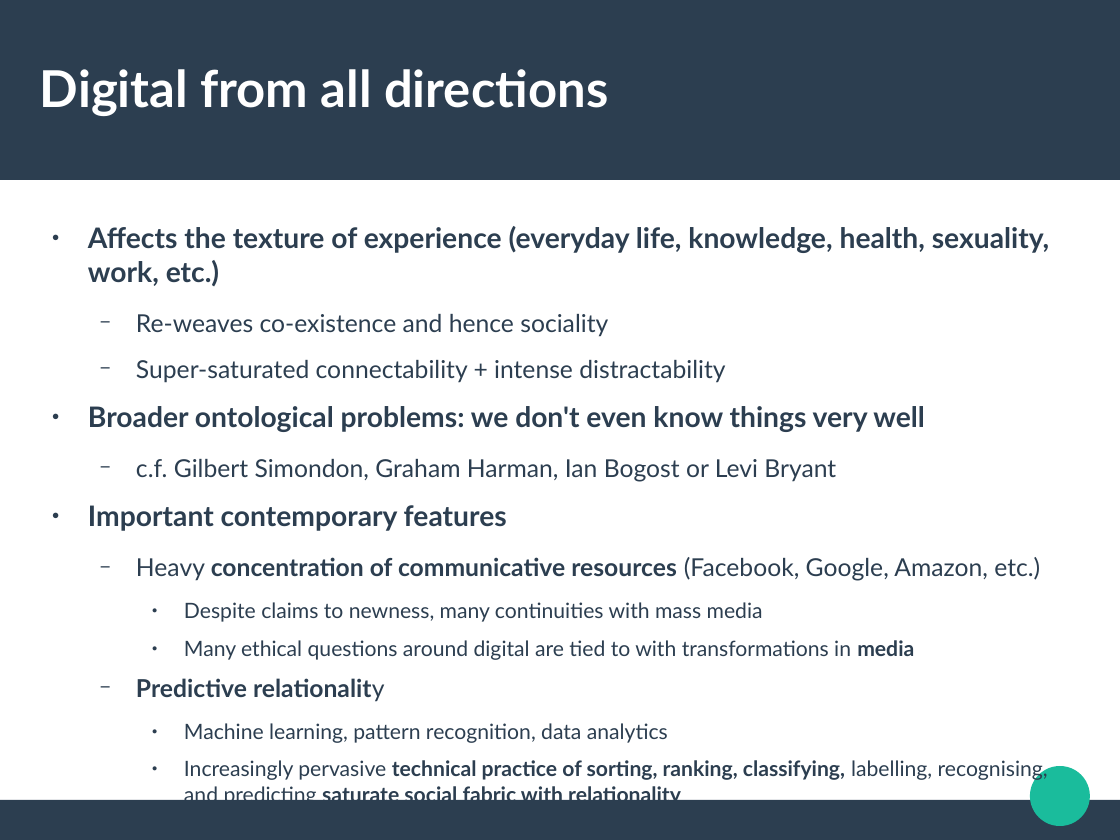
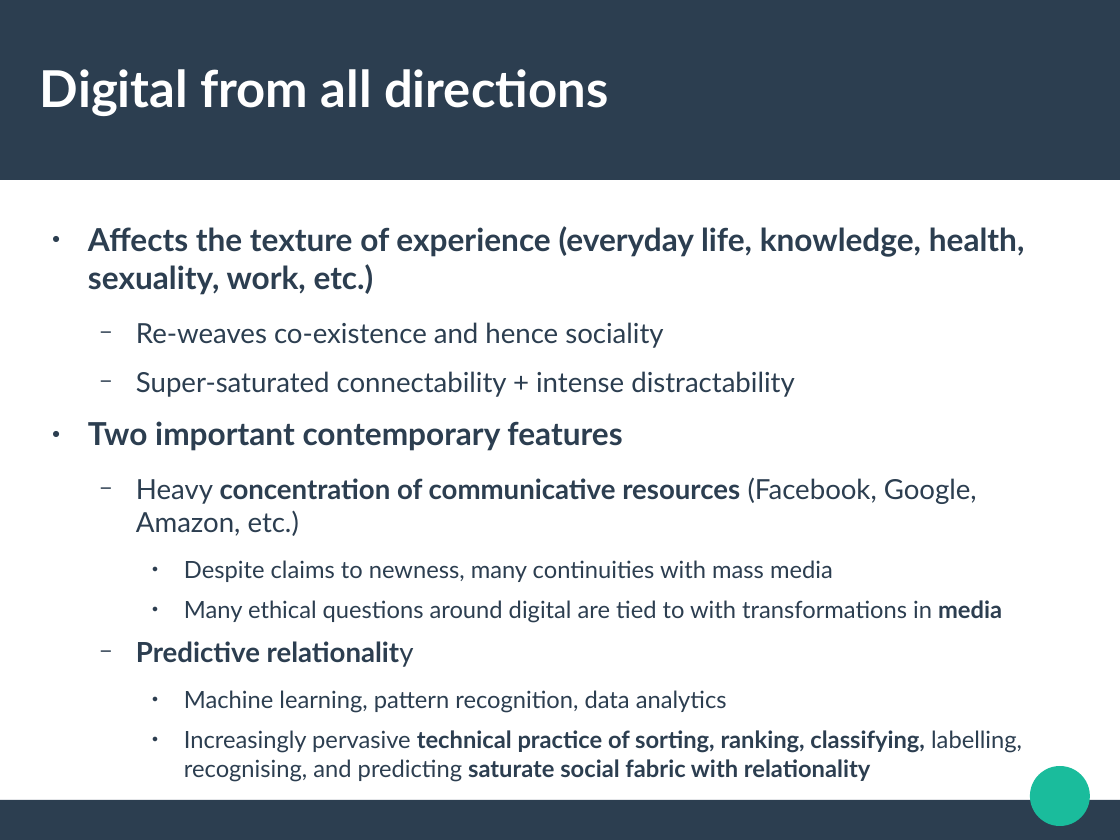
Before and after one commit to rian39/digital_ethics, a slide deck: slide 5 of digital_ethics_slides.odp. Drawn at 1120x840 pixels with LibreOffice and Linux fonts; fonts in the diff are those of the drawing. Boxes give left, top, right and bottom in pixels: in the first picture for what was removed or moved away, otherwise in the second. Text is boxed around its words. In the diff, an @@ line names an element or a change of style, - is before the commit and + after.

```diff
--- a/digital_ethics_slides.odp
+++ b/digital_ethics_slides.odp
@@ text at [88,226,1025,782]: size 20 to 22.4 pt in "Affects the texture of experience (everyday life, ..."; size 17.5 to 19.6 pt in "Re-weaves co-existence and hence sociality", "Super-saturated connectability + intense distractability", "Heavy concentration of communicative resources (Facebook, Go ...", "Predictive relationality"; size 15 to 16.8 pt in "Despite claims to newness, many continuities with ...", "Many ethical questions around digital are tied ...", "Machine learning, pattern recognition, data analytics", "Increasingly pervasive technical practice of sorting, rankin ..." @@
@@ text at [88,421,622,451]: text changed; size 20 to 22.4 pt @@
-● Broader ontological problems: we don't even know things very well
-  − c.f. Gilbert Simondon, Graham Harman, Ian Bogost or Levi Bryant
-● Important contemporary features
+● Two important contemporary features
```
Also in this commit, not shown: 12 other slides changed, 3 slides removed, 2 other files.
